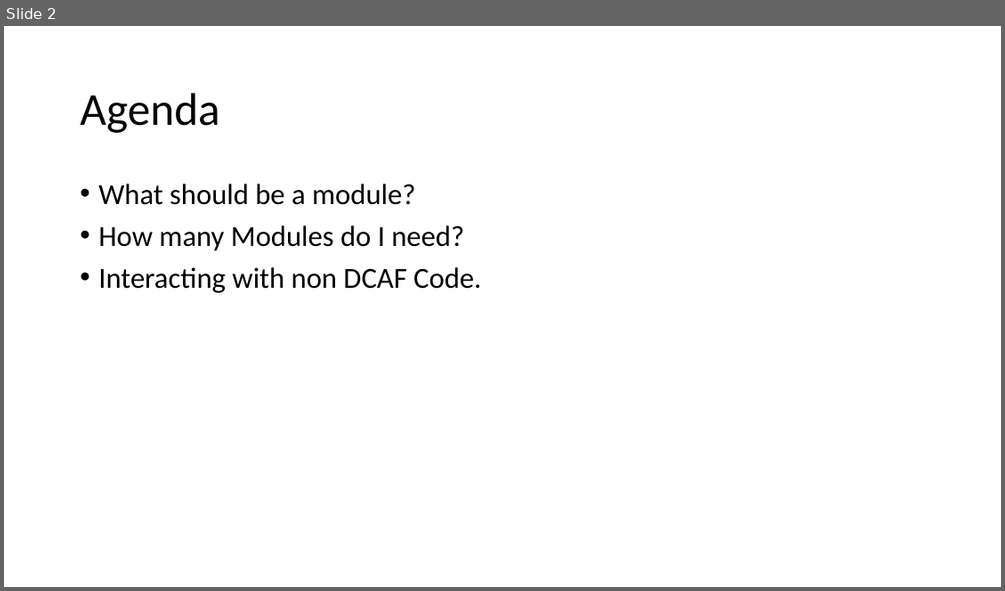
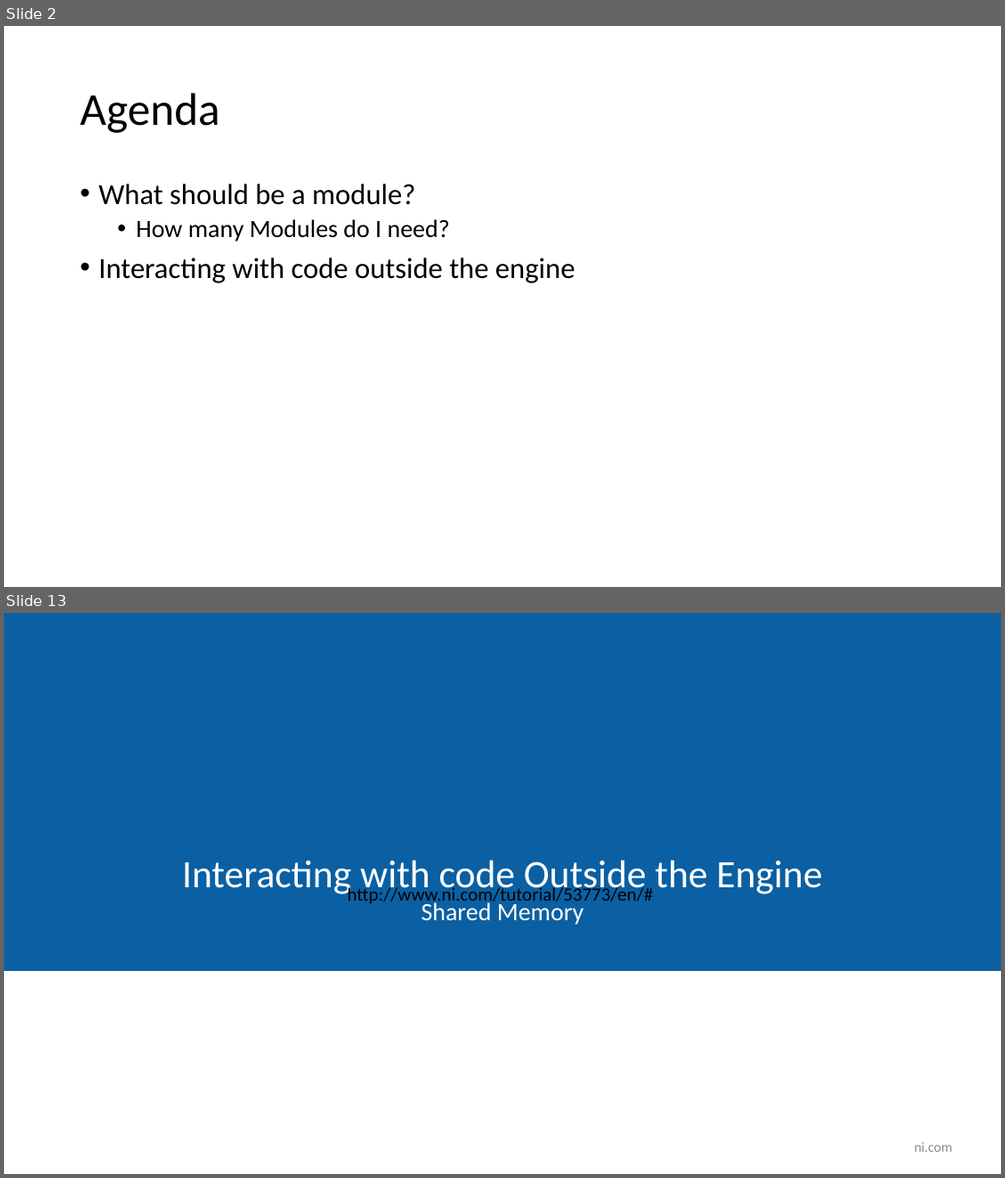
Before and after one commit to LabVIEW-DCAF/Documentation, a slide deck: Trunk/Getting Started Material/DCAF Training/4 Designing an application with DCAF.pptx. Shown one above the other, each under a label of ours: slide 2 before the commit, slides 2 and 13 after it; the slides between them are not shown. The pictures are 1005x591 and 1005x1178 pixels, drawn with LibreOffice and Linux fonts; fonts in the diff are those of the drawing; background and template pictures are left out. Boxes give left, top, right and bottom in pixels: in the first picture for what was removed or moved away, otherwise in the second. Text is boxed around its words. In the diff, an @@ line names an element or a change of style, - is before the commit and + after.

```diff
--- a/Trunk/Getting Started Material/DCAF Training/4 Designing an application with DCAF.pptx
+++ b/Trunk/Getting Started Material/DCAF Training/4 Designing an application with DCAF.pptx
@@ slide 13 added at (4, 613, 1001, 1174), background #FFFFFF @@
@@ rectangle added at (4, 613, 1001, 971), fill #0A60A3 @@
@@ title added at (182, 860, 822, 897), 37.3 pt, text #FFFFFF @@
+Interacting with code Outside the Engine
@@ text added at (348, 884, 654, 906), 18 pt, text #000000 @@
+http://www.ni.com/tutorial/53773/en/#
@@ subtitle added at (421, 900, 584, 925), 24 pt, text #FFFFFF @@
+Shared Memory
@@ text added at (914, 1142, 953, 1151), 13.3 pt, text #8C8C8C @@
+ni.com
@@ slide 2 changed as well @@
@@ text at (136, 219, 450, 241): size 28 to 24 pt in "How many Modules do I need?"; list level 1 to 2 in "How many Modules do I ..." @@
@@ text at (98, 257, 575, 283): text changed @@
-• Interacting with non DCAF Code.
+• Interacting with code outside the engine
```
Also in this commit, not shown: 13 other slides added, 1 slide removed.
